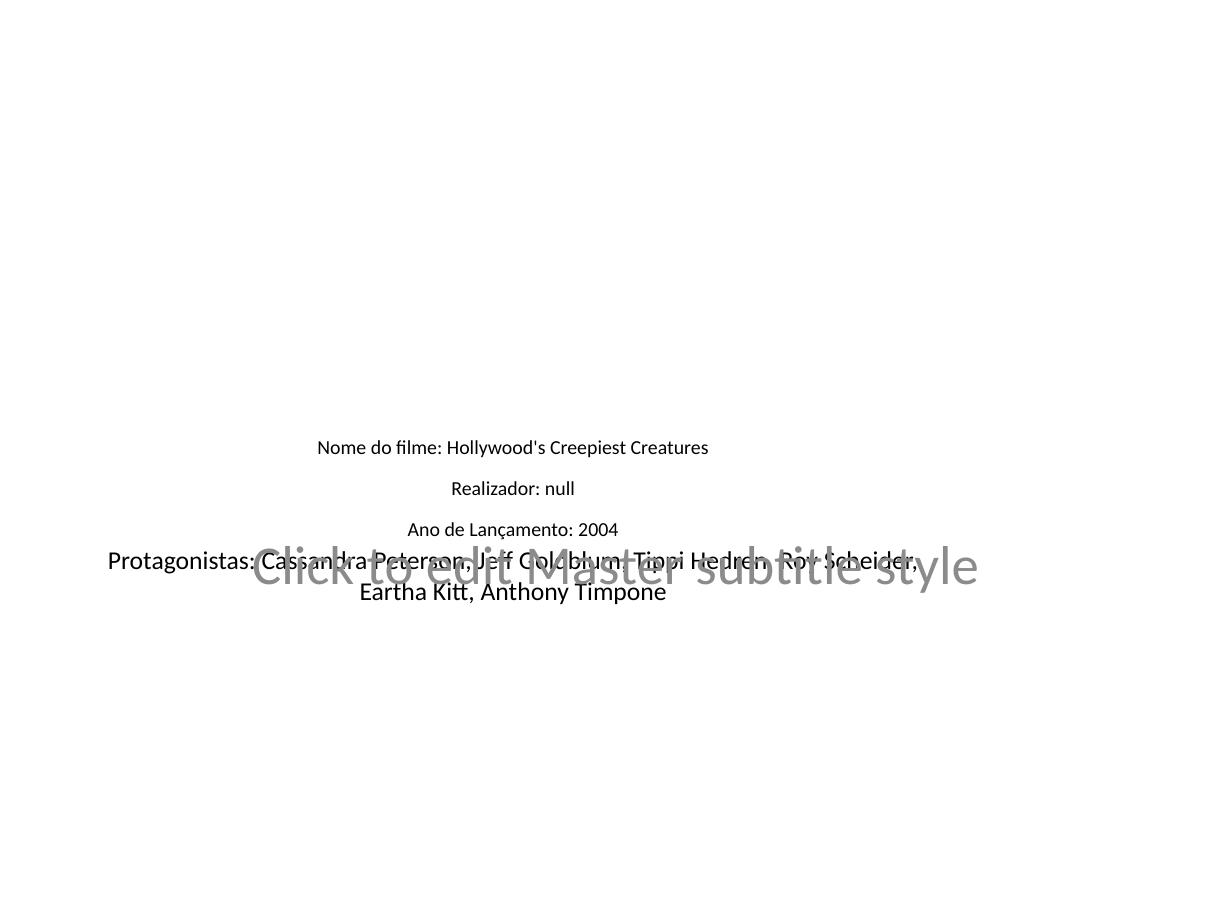
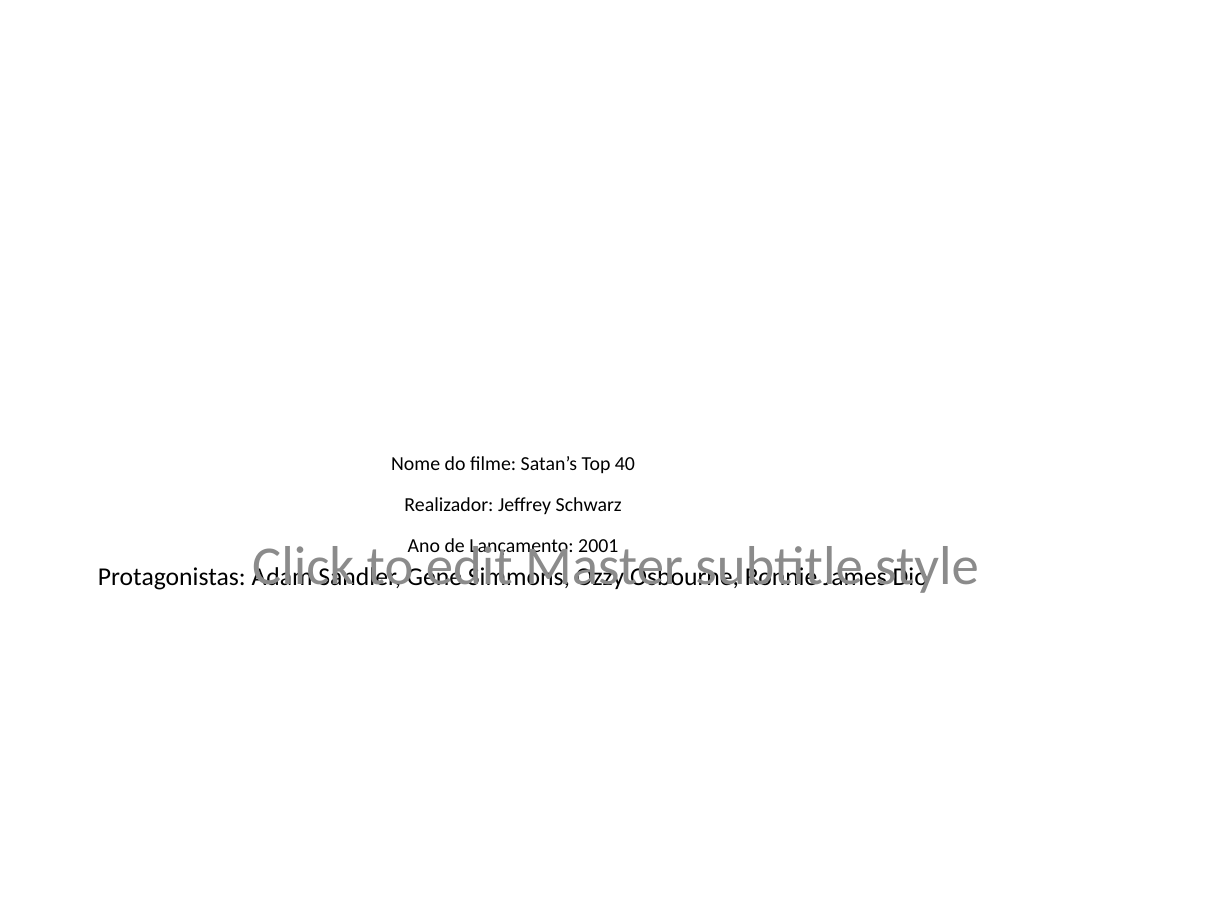
Before and after one commit to rcod1978/exercicios, a slide deck: slide 90 of movie/Filmes.pptx (slide 62 before the commit). Drawn at 1232x924 pixels with LibreOffice and Linux fonts; fonts in the diff are those of the drawing. Boxes give left, top, right and bottom in pixels: in the first picture for what was removed or moved away, otherwise in the second. Text is boxed around its words. In the diff, an @@ line names an element or a change of style, - is before the commit and + after.

```diff
--- a/movie/Filmes.pptx
+++ b/movie/Filmes.pptx
@@ title at bbox=[98, 456, 928, 591]: text changed; size 15 to 20 pt @@
-Nome do filme: Hollywood's Creepiest Creatures
-Realizador: null
-Ano de Lançamento: 2004
-Protagonistas: Cassandra Peterson, Jeff Goldblum, Tippi Hedren, Roy Scheider, Eartha Kitt, Anthony Timpone
+Nome do filme: Satan’s Top 40
+Realizador: Jeffrey Schwarz
+Ano de Lançamento: 2001
+Protagonistas: Adam Sandler, Gene Simmons, Ozzy Osbourne, Ronnie James Dio
```
Also in this commit, not shown: 50 other slides changed, 42 slides added, 71 slides removed, 8 other files.
